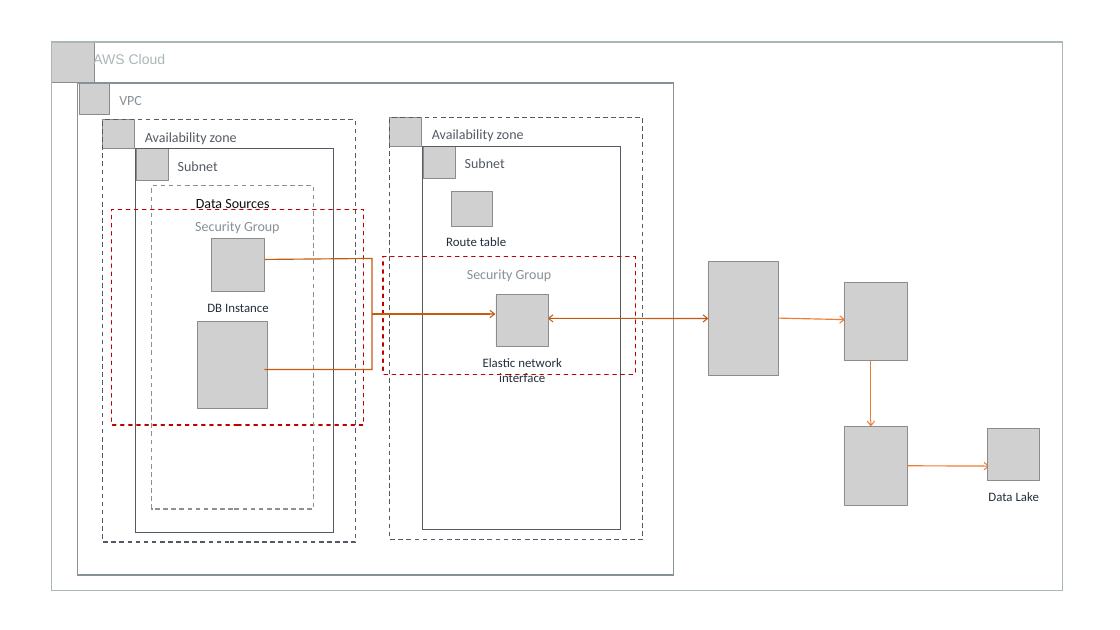
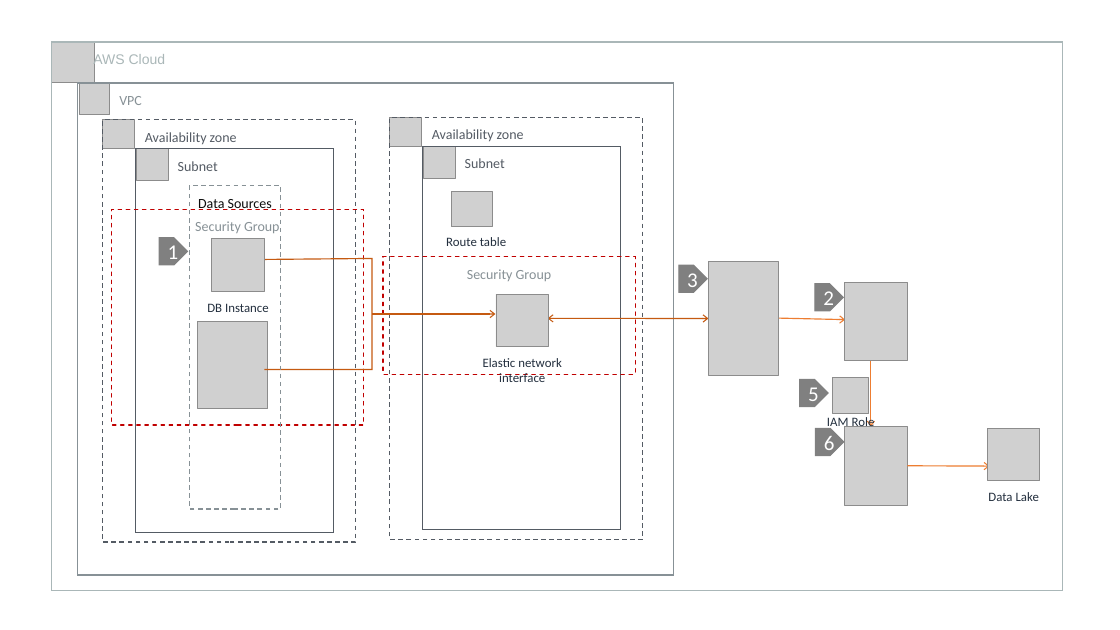
Before and after one commit to aws-samples/aws-dbs-refarch-datalake, a slide deck: slide 7 of src/datalake_reference_architecture.pptx. Drawn at 1120x630 pixels with LibreOffice and Linux fonts; fonts in the diff are those of the drawing; grey boxes stand for pictures. Boxes give left, top, right and bottom in pixels: in the first picture for what was removed or moved away, otherwise in the second. Text is boxed around its words. In the diff, an @@ line names an element or a change of style, - is before the commit and + after.

```diff
--- a/src/datalake_reference_architecture.pptx
+++ b/src/datalake_reference_architecture.pptx
@@ rectangle "Data Sources": place and size @@
-rectangle "Data Sources" at [152, 186, 314, 509]
+rectangle "Data Sources" at [189, 186, 281, 509]
@@ pentagon arrow added at [160, 238, 188, 265], fill #808080, outline #808080 1 pt, 18 pt, text #FFFFFF @@
+1
@@ pentagon arrow added at [679, 266, 707, 292], fill #808080, outline #808080 1 pt, 18 pt, text #FFFFFF @@
+3
@@ pentagon arrow added at [815, 284, 844, 311], fill #808080, outline #808080 1 pt, 18 pt, text #FFFFFF @@
+2
@@ pentagon arrow added at [800, 380, 828, 407], fill #808080, outline #808080 1 pt, 18 pt, text #FFFFFF @@
+5
@@ picture added at [833, 377, 869, 413] @@
@@ text added at [827, 415, 875, 430], 11 pt, text #232F3E @@
+IAM Role
@@ pentagon arrow added at [816, 429, 844, 455], fill #808080, outline #808080 1 pt, 18 pt, text #FFFFFF @@
+6
```
Also in this commit, not shown: 8 other slides changed, 8 other files.
